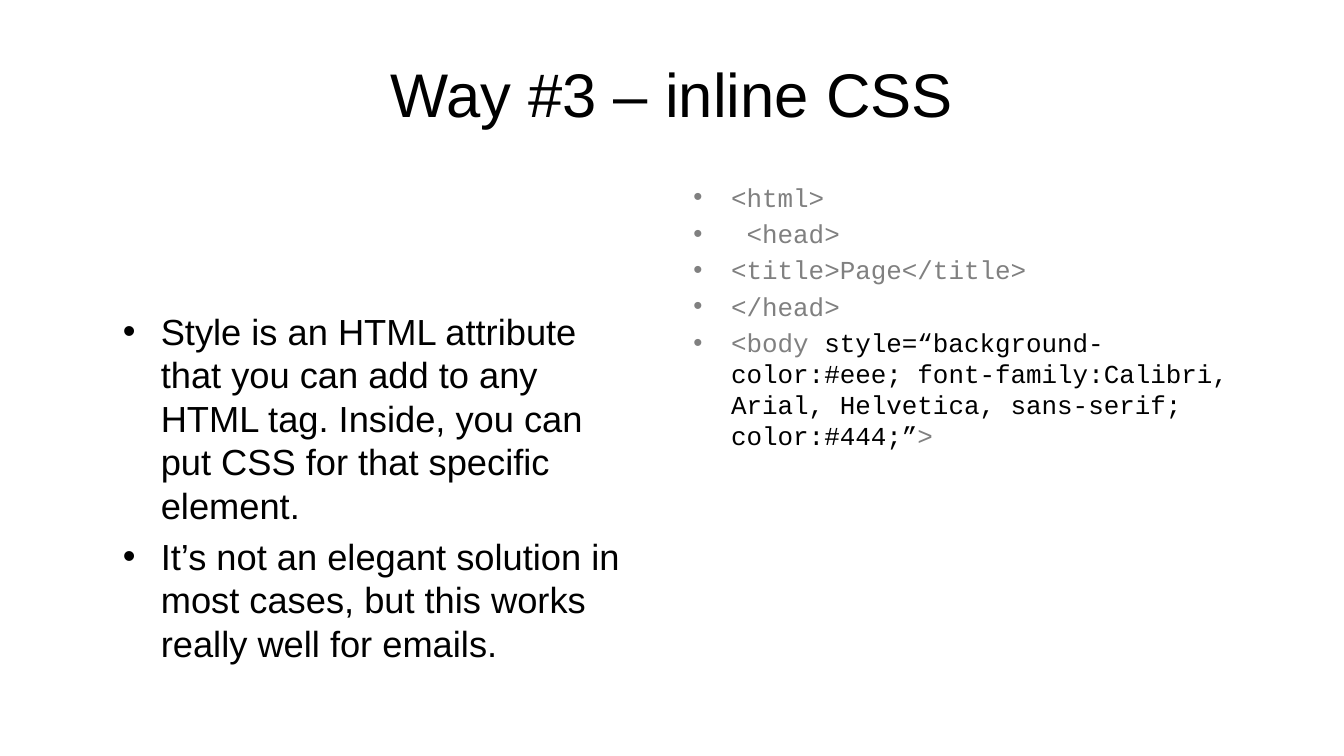
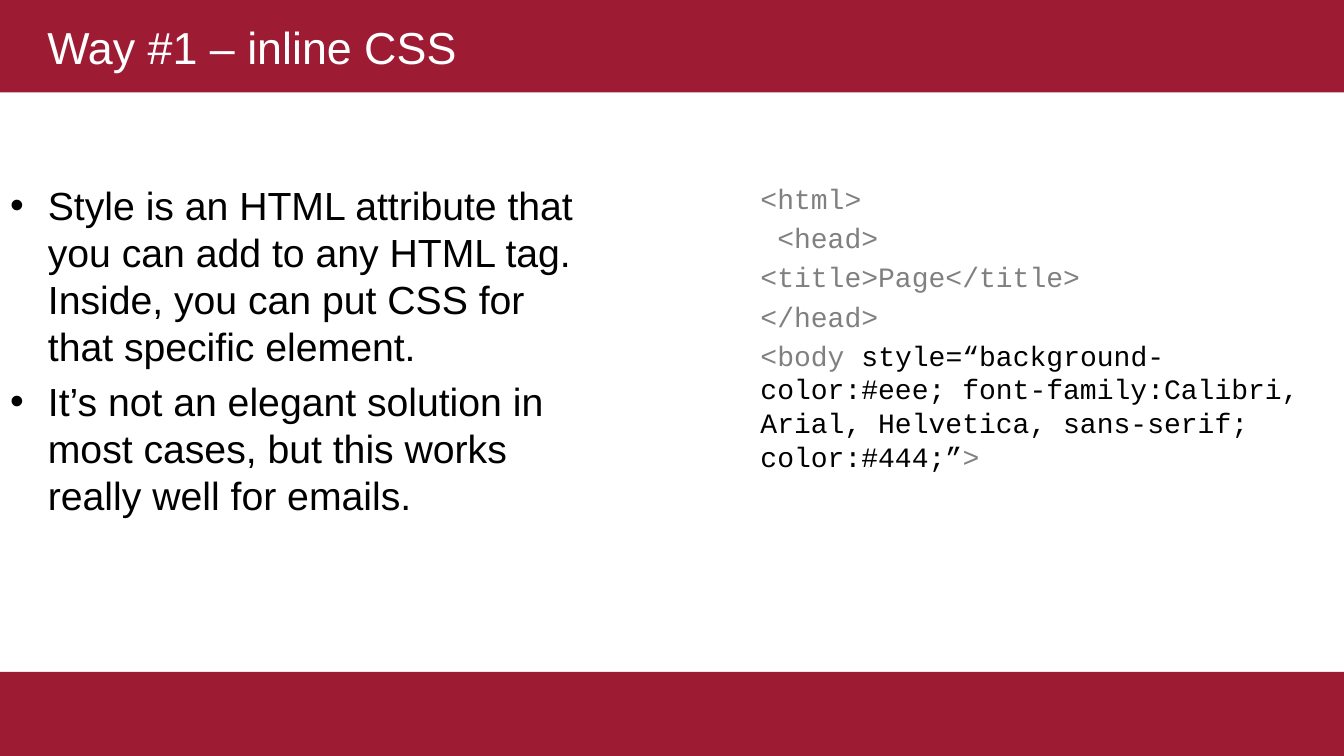
Before and after one commit to ekof-dss/teaching-samples-2021-22, a slide deck: slide 5 of presentations/03-02-css.ppt (slide 9 before the commit). Drawn at 1344x756 pixels with LibreOffice and Linux fonts; fonts in the diff are those of the drawing. Boxes give left, top, right and bottom in pixels: in the first picture for what was removed or moved away, otherwise in the second. Text is boxed around its words. In the diff, an @@ line names an element or a change of style, - is before the commit and + after.

```diff
--- a/presentations/03-02-css.ppt
+++ b/presentations/03-02-css.ppt
@@ title "Way #1 – inline CSS" resized from (x1=390, y1=72, x2=953, y2=129) to (x1=0, y1=0, x2=1344, y2=93) @@
@@ title "Way #1 – inline CSS" at (x1=0, y1=0, x2=1344, y2=93): fill none to #9E1B34 @@
@@ title at (x1=47, y1=31, x2=456, y2=73): text changed; size 44 to 32 pt; text colour #000000 to #FFFFFF @@
-Way #3 – inline CSS
+Way #1 – inline CSS
@@ text "Style is an HTML attribute ..." moved from (x1=161, y1=318, x2=619, y2=663) to (x1=48, y1=191, x2=573, y2=518) @@
@@ text "Style is an HTML attribute ..." at (x1=48, y1=191, x2=573, y2=518): size 25.9 to 28 pt @@
@@ text "<html>" moved from (x1=731, y1=188, x2=1228, y2=450) to (x1=760, y1=189, x2=1298, y2=472) @@
@@ text "<html>" at (x1=760, y1=189, x2=1298, y2=472): size 18.5 to 20 pt; bullet • to none @@
@@ rectangle added at (x1=0, y1=673, x2=1344, y2=756), fill #9E1B34 @@
```
Also in this commit, not shown: 13 other slides changed, 2 slides added, 6 slides removed, 6 other files.
